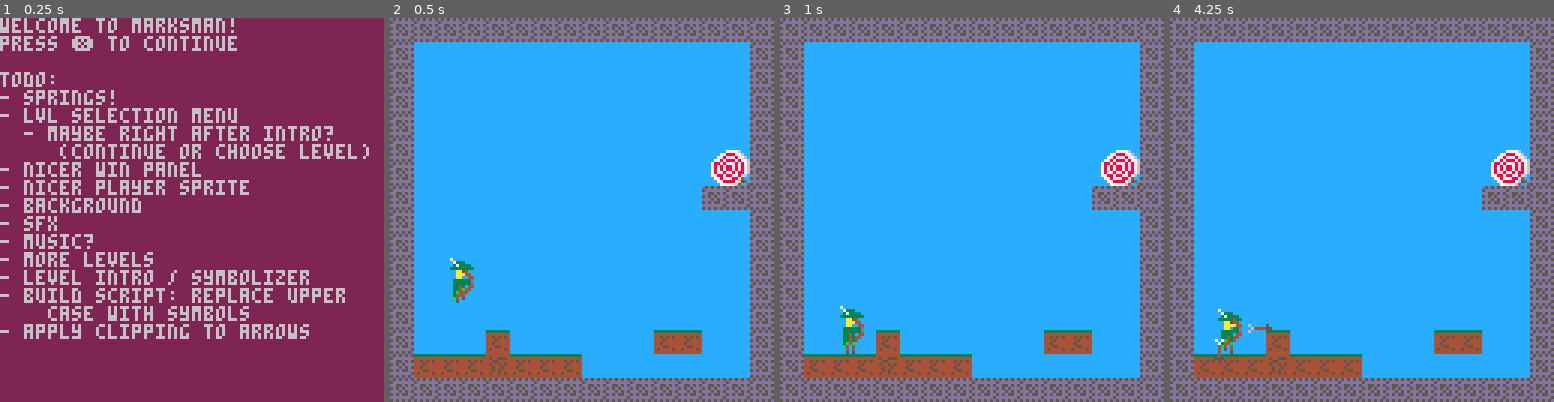
Above: before the commit, frames 1-4 (left to right).
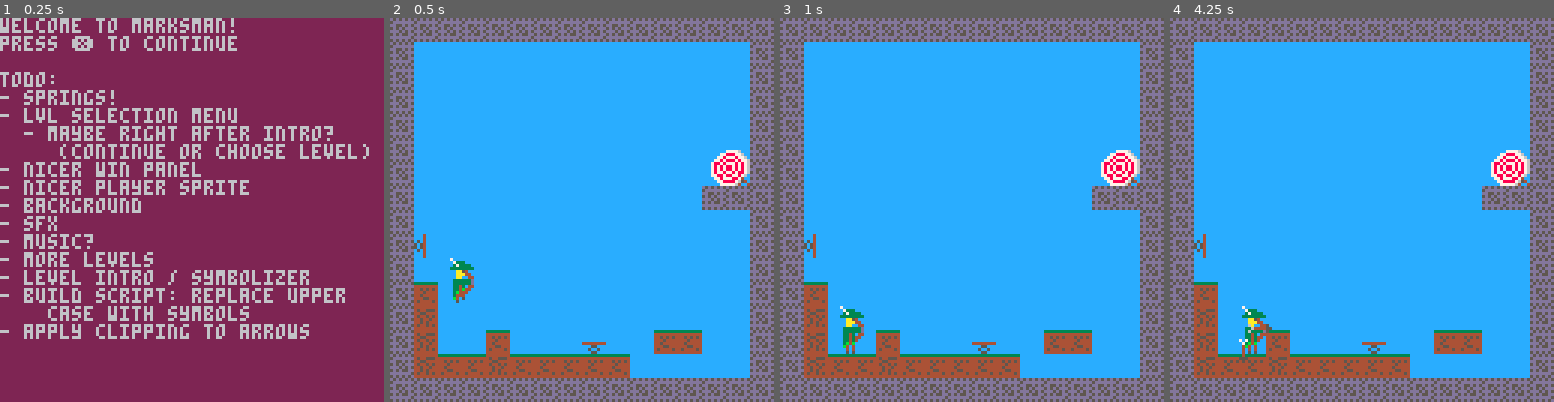
Above: after the commit, the same moments.

Repository: tupini07/games
Game: PICO-8 cartridge Marksman/Marksman.p8
Two runs of this game, one before a commit and one after it. Both use one fixed random seed, a clock stepped at 60 frames per second and the inputs below.
Inputs:
- Up to frame 1 (0.25 s): no input
- Up to frame 2 (0.5 s): tap X (X key) at 0.33 s
- Up to frame 3 (1 s): tap O (Z key) at 0.7 s
- Up to frame 4 (4.25 s): tap X (X key) at 1.07, 1.85, 2.97, 4.08 s; hold Right 1.6-2.1 s; tap O (Z key) every 0.4 s from 1.7 to 4.1 s; hold Up 2.15-2.42 s; hold Right 2.47-3.03 s; hold Left 3.08-3.58 s; hold Down 3.63-3.97 s; hold Right from 4.02 s (still down)

Frame 1 is identical in both runs. In frame 2, 2.3% of the frame differs, in the area x 6-63%, y 56-94%; in frame 3, 2.3%; in frame 4, 3.2%.

Commit message:
add basic structure for spring

Diff:
--- a/Marksman/Marksman.p8
+++ b/Marksman/Marksman.p8
@@ -70,11 +70,13 @@
 local player = require("entities/player")
 local arrow = require("entities/arrow")
 local bullseye = require("entities/bullseye")
+local spring = require("entities/spring")
 
 local savefile_manager = require("managers/savefile")
 local level_win = false
 
 local function level_init()
+    spring.init()
     map.replace_entities(SAVE_DATA.current_level)
     camera_utils.focus_section(SAVE_DATA.current_level) -- need to move this to a level manager
 end
@@ -116,6 +119,7 @@
     if not level_win then
         player.update()
         arrow.update_all()
+        spring.update()
     else
         level_win_update()
     end
@@ -128,6 +132,7 @@
     player.draw()
     bullseye.draw()
     arrow.draw_all()
+    spring.draw()
     if level_win then level_win_draw() end
 end
 
@@ -137,6 +142,7 @@
 local sprite_flags = {solid = 0, bullseye = 1}
 
 local bullseye = require("entities/bullseye")
+local spring = require("entities/spring")
 
 --- @return Vector
 local function level_to_map_coords(level_num)
@@ -175,6 +181,16 @@
                 if sprt == 5 then
                     -- this means it's the top left corner of left-facing bullseye
                     bullseye.replace_in_map(x, y, bullseye.orientation.left)
+                end
+
+                if sprt == 37 then
+                    spring.replace_in_map(x, y, spring.orientations.top)
+                elseif sprt == 40 then
+                    spring.replace_in_map(x, y, spring.orientations.right)
+                elseif sprt == 43 then
+                    spring.replace_in_map(x, y, spring.orientations.bottom)
+                elseif sprt == 44 then
+                    spring.replace_in_map(x, y, spring.orientations.left)
                 end
             end
         end
@@ -233,6 +249,54 @@
         sspr(BULLSEYE.sprite_x, BULLSEYE.sprite_y, 16, 16, BULLSEYE.x,
              BULLSEYE.y)
     end
+}
+end
+package._c["entities/spring"]=function()
+--- @class Spring:table
+--- @field public x number
+--- @field public y number
+--- @field public state number 0, 1, or 2 - from less to more expanded
+--- @field public orientation number
+--- @type Spring[]
+SPRINGS = {}
+
+local orientations = {left = 1, right = 2, top = 3, bottom = 4}
+
+local function replace_in_map(mapx, mapy, orientation)
+    mset(mapx, mapy, 0)
+    add(SPRINGS,
+        {x = mapx * 8, y = mapy * 8, state = 1, orientation = orientation})
+end
+
+--- @param s Spring
+local function draw_spring(s)
+    local base_sprite
+    local flip_v = false
+    local flip_h = false
+    if s.orientation == orientations.top then
+        base_sprite = 37
+    elseif s.orientation == orientations.bottom then
+        base_sprite = 37
+        flip_v = true
+    elseif s.orientation == orientations.right then
+        base_sprite = 40
+    elseif s.orientation == orientations.left then
+        base_sprite = 40
+        flip_h = true
+    end
+
+    spr(base_sprite + s.state, s.x, s.y, 1, 1, flip_h, flip_v)
+end
+
+--- @param s Spring
+local function update_spring(s) end
+
+return {
+    orientations = orientations,
+    replace_in_map = replace_in_map,
+    init = function() SPRINGS = {} end,
+    draw = function() foreach(SPRINGS, draw_spring) end,
+    update = function() foreach(SPRINGS, update_spring) end
 }
 end
 package._c["src/camera"]=function()
@@ -760,14 +824,14 @@
 000000005d5d55dd000000000000004400000004000077877788740000000b404000000000000b404000000000000b404000000000000b405000000000000000
 00000000ddddddd50000000000000440000000000000077888876540000000404000000000000050400000000000004050000000000000500000000000000000
 000000005d5d5d5d0000000000000400000000000000007777764004000000505000000000000000500000000000005000000000000000000000000000000000
-00000000000000000000500000000000000000000000000000000000000000000000000000000000000000000000000000000000000000000000000000000000
-00000000000000000005550000000000000055500000000000000000000000000000000000000000000000000000000000000000000000000000000000000000
-00000000000000000000400000000000000004500000000000000000444444440000000000000000000000000000000000000000008888000000800000008000
-00000000000000000000400060000050000040500000000000000000000550000000000000000000000000000000000000000000008ee0000000888000888000
-00000000000000000000400006444455000400000000000044444444005005000000000000000000000000000000000000000000008220000000088808880000
-0000000000000000000040006000005000400000444444440005500000055000000000000000000000000000000000000000000008822e000000888888888000
-00000000000000000000700000000000640000000005500000500500005005000000000000000000000000000000000000000000000110000000888080888000
-00000000000000000007070000000000060000000050050000055000000550000000000000000000000000000000000000000000000cc0000000088888880000
+00000000000000000000500000000000000000000000000000000000000000000040000000040000000004000050050000000400000000000000000000000000
+00000000000000000005550000000000000055500000000000000000000000000040000000040000000004000005500000000400000000000000000000000000
+00000000000000000000400000000000000004500000000000000000444444445040000005040000050504004444444400000405008888000000800000008000
+00000000000000000000400060000050000040500000000000000000000550000540000050540000505054000000000000000450008ee0000000888000888000
+00000000000000000000400006444455000400000000000044444444005005000540000050540000505054000000000000000450008220000000088808880000
+0000000000000000000040006000005000400000444444440005500000055000504000000504000005050400000000000000040508822e000000888888888000
+00000000000000000000700000000000640000000005500000500500005005000040000000040000000004000000000000000400000110000000888080888000
+00000000000000000007070000000000060000000050050000055000000550000040000000040000000004000000000000000400000cc0000000088888880000
 00000000000000000000000000000000000000000000000000000000000000000000000000000000000000000000000000000000000000000080008000800080
 00000000000000000000000000000000000000000000000000000000000000000000000000000000000000000000000000000000000000000088888888888880
 00000000000000000000000000000000000000000000000000000000000000000000000000000000000000000000000000000000000000000000880088088000
@@ -935,12 +999,12 @@
 1100000000000000000000000015161111000000000000000000000000000011000000000000000000000000000000000000000000000000000000000000000000000000000000000000000000000000000000000000000000000000000000000000000000000000000000000000000000000000000000000000000000000000
 1100000000000000000000000011111111000000000000000000000000000011000000000000000000000000000000000000000000000000000000000000000000000000000000000000000000000000000000000000000000000000000000000000000000000000000000000000000000000000000000000000000000000000
 1100000000000000000000000000001111000000000000000000000000000011000000000000000000000000000000000000000000000000000000000000000000000000000000000000000000000000000000000000000000000000000000000000000000000000000000000000000000000000000000000000000000000000
-1100000000000000000000000000001111000000000000000000000000000011000000000000000000000000000000000000000000000000000000000000000000000000000000000000000000000000000000000000000000000000000000000000000000000000000000000000000000000000000000000000000000000000
+1128000000000000000000000000001111000000000000000000000000000011000000000000000000000000000000000000000000000000000000000000000000000000000000000000000000000000000000000000000000000000000000000000000000000000000000000000000000000000000000000000000000000000
 1100030000000000000000000000001111000000000000000000000000000011000000000000000000000000000000000000000000000000000000000000000000000000000000000000000000000000000000000000000000000000000000000000000000000000000000000000000000000000000000000000000000000000
-1100000000000000000000000000001111000000000000000000000000000011000000000000000000000000000000000000000000000000000000000000000000000000000000000000000000000000000000000000000000000000000000000000000000000000000000000000000000000000000000000000000000000000
-1100000000000000000000000000001111000000000000000000000000000011000000000000000000000000000000000000000000000000000000000000000000000000000000000000000000000000000000000000000000000000000000000000000000000000000000000000000000000000000000000000000000000000
-1100000001000000000000010100001111000300000000000000050600000011000000000000000000000000000000000000000000000000000000000000000000000000000000000000000000000000000000000000000000000000000000000000000000000000000000000000000000000000000000000000000000000000
-1101010102010101000000000000001111000000000000000000151600000011000000000000000000000000000000000000000000000000000000000000000000000000000000000000000000000000000000000000000000000000000000000000000000000000000000000000000000000000000000000000000000000000
+1101000000000000000000000000001111000000000000000000000000000011000000000000000000000000000000000000000000000000000000000000000000000000000000000000000000000000000000000000000000000000000000000000000000000000000000000000000000000000000000000000000000000000
+1102000000000000000000000000001111000000000000000000000000000011000000000000000000000000000000000000000000000000000000000000000000000000000000000000000000000000000000000000000000000000000000000000000000000000000000000000000000000000000000000000000000000000
+1102000001000000250000010100001111000300000000000000050600000011000000000000000000000000000000000000000000000000000000000000000000000000000000000000000000000000000000000000000000000000000000000000000000000000000000000000000000000000000000000000000000000000
+1102010102010101010100000000001111000000000000000000151600000011000000000000000000000000000000000000000000000000000000000000000000000000000000000000000000000000000000000000000000000000000000000000000000000000000000000000000000000000000000000000000000000000
 1111111111111111111111111111111111111111111111111111111111111111000000000000000000000000000000000000000000000000000000000000000000000000000000000000000000000000000000000000000000000000000000000000000000000000000000000000000000000000000000000000000000000000
 
 
--- /dev/null
+++ b/Marksman/src/entities/spring.lua
@@ -0,0 +1,46 @@
+--- @class Spring:table
+--- @field public x number
+--- @field public y number
+--- @field public state number 0, 1, or 2 - from less to more expanded
+--- @field public orientation number
+--- @type Spring[]
+SPRINGS = {}
+
+local orientations = {left = 1, right = 2, top = 3, bottom = 4}
+
+local function replace_in_map(mapx, mapy, orientation)
+    mset(mapx, mapy, 0)
+    add(SPRINGS,
+        {x = mapx * 8, y = mapy * 8, state = 1, orientation = orientation})
+end
+
+--- @param s Spring
+local function draw_spring(s)
+    local base_sprite
+    local flip_v = false
+    local flip_h = false
+    if s.orientation == orientations.top then
+        base_sprite = 37
+    elseif s.orientation == orientations.bottom then
+        base_sprite = 37
+        flip_v = true
+    elseif s.orientation == orientations.right then
+        base_sprite = 40
+    elseif s.orientation == orientations.left then
+        base_sprite = 40
+        flip_h = true
+    end
+
+    spr(base_sprite + s.state, s.x, s.y, 1, 1, flip_h, flip_v)
+end
+
+--- @param s Spring
+local function update_spring(s) end
+
+return {
+    orientations = orientations,
+    replace_in_map = replace_in_map,
+    init = function() SPRINGS = {} end,
+    draw = function() foreach(SPRINGS, draw_spring) end,
+    update = function() foreach(SPRINGS, update_spring) end
+}
--- a/Marksman/src/map.lua
+++ b/Marksman/src/map.lua
@@ -1,6 +1,7 @@
 local sprite_flags = {solid = 0, bullseye = 1}
 
 local bullseye = require("entities/bullseye")
+local spring = require("entities/spring")
 
 --- @return Vector
 local function level_to_map_coords(level_num)
@@ -40,6 +41,16 @@
                     -- this means it's the top left corner of left-facing bullseye
                     bullseye.replace_in_map(x, y, bullseye.orientation.left)
                 end
+
+                if sprt == 37 then
+                    spring.replace_in_map(x, y, spring.orientations.top)
+                elseif sprt == 40 then
+                    spring.replace_in_map(x, y, spring.orientations.right)
+                elseif sprt == 43 then
+                    spring.replace_in_map(x, y, spring.orientations.bottom)
+                elseif sprt == 44 then
+                    spring.replace_in_map(x, y, spring.orientations.left)
+                end
             end
         end
     end
--- a/Marksman/src/states/game_state.lua
+++ b/Marksman/src/states/game_state.lua
@@ -4,11 +4,13 @@
 local player = require("entities/player")
 local arrow = require("entities/arrow")
 local bullseye = require("entities/bullseye")
+local spring = require("entities/spring")
 
 local savefile_manager = require("managers/savefile")
 local level_win = false
 
 local function level_init()
+    spring.init()
     map.replace_entities(SAVE_DATA.current_level)
     camera_utils.focus_section(SAVE_DATA.current_level) -- need to move this to a level manager
 end
@@ -27,6 +29,7 @@
         level_init()
     end
 end
+
 local function level_win_draw()
     local lvl_map_coords = map.level_to_map_coords(SAVE_DATA.current_level)
 
@@ -50,6 +53,7 @@
     if not level_win then
         player.update()
         arrow.update_all()
+        spring.update()
     else
         level_win_update()
     end
@@ -62,6 +66,7 @@
     player.draw()
     bullseye.draw()
     arrow.draw_all()
+    spring.draw()
     if level_win then level_win_draw() end
 end
 
